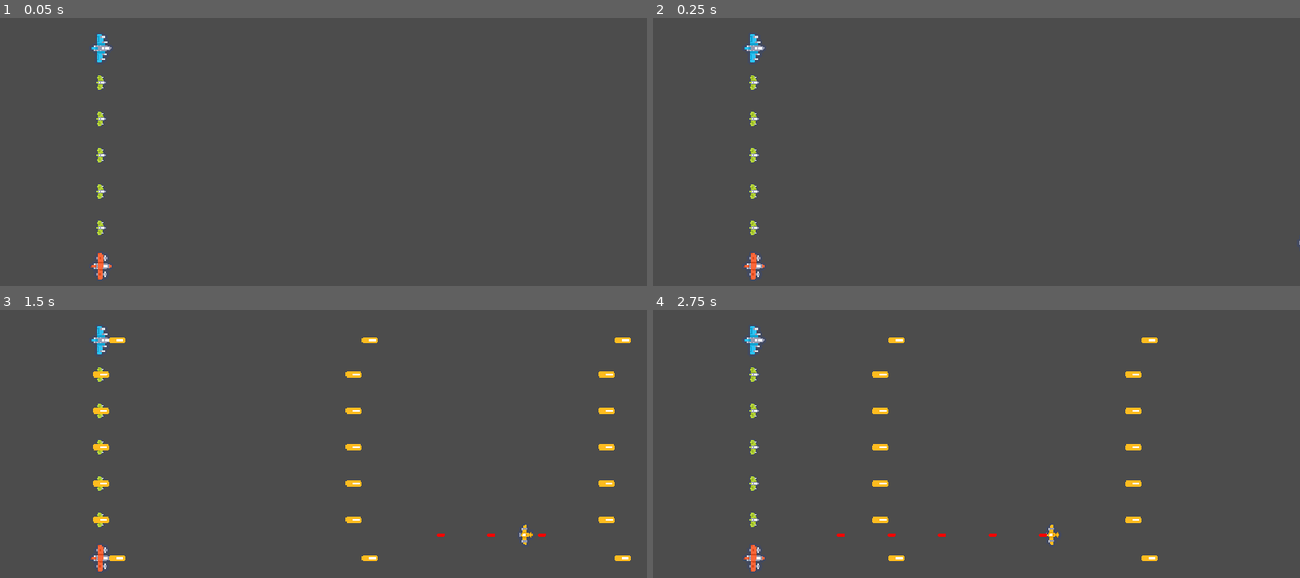
Above: before the commit, frames 1-4 (two rows, left to right).
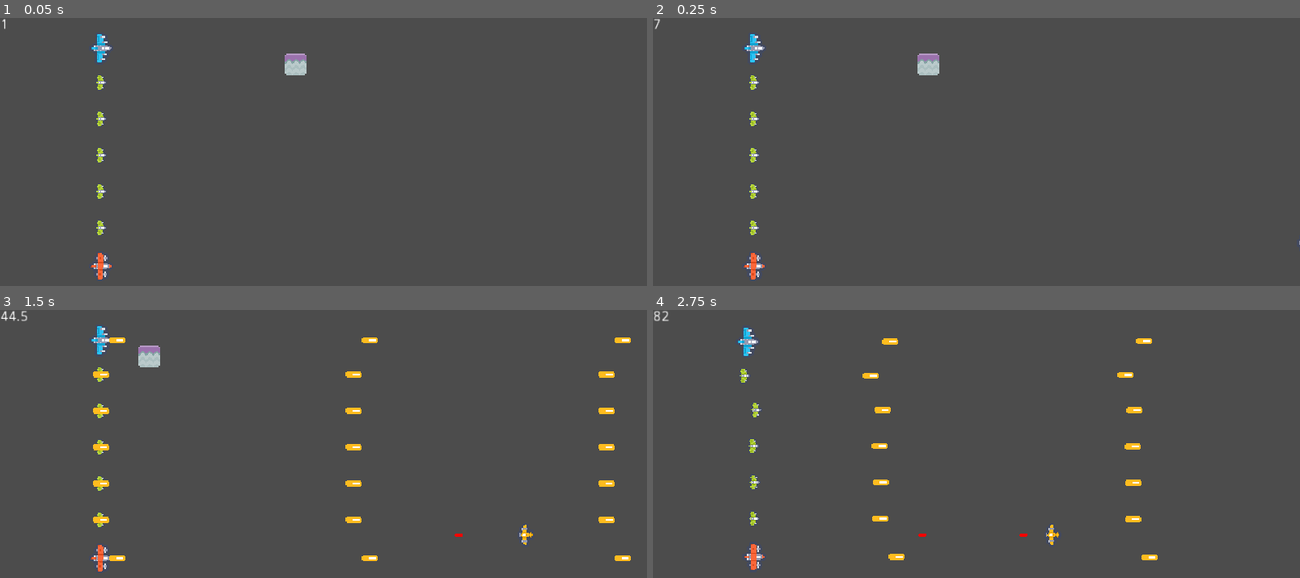
Above: after the commit, the same moments.

Repository: Extor3D/DestinysClan
Game: Godot game, scene res://TestScene.tscn
Two runs of this game, one before a commit and one after it. Both use one fixed random seed, a clock stepped at 60 frames per second and the inputs below.
Inputs:
- Up to frame 1 (0.05 s): no input
- Up to frame 2 (0.25 s): no input
- Up to frame 3 (1.5 s): hold Space (activate_formation, bound only after the commit) 0.53-1.28 s; tap Space (activate_formation, bound only after the commit) at 1.35 s
- Up to frame 4 (2.75 s): hold Space (activate_formation, bound only after the commit) from 2.03 s (still down)

The runs differ from the first frame. In frame 1, 0.3% of the frame differs, in the area x 0-48%, y 0-22%; in frame 2, 0.3%; in frame 3, 0.4%; in frame 4, 1.3%, in the area x 0-78%, y 0-98%.

Commit message:
Agrego energia a la nave, que se activen las formaciones con espacio, una escena de obstaculos

Diff:
--- a/SpaceshipHarem/Enemies/EnemyShot.tscn
+++ b/SpaceshipHarem/Enemies/EnemyShot.tscn
@@ -7,7 +7,7 @@
 radius = 0.999993
 height = 4.00001
 
-[node name="EnemyShot" type="KinematicBody2D"]
+[node name="EnemyShot" type="Area2D"]
 collision_layer = 8
 script = ExtResource( 2 )
 
@@ -20,3 +20,5 @@
 [node name="CollisionShape2D" type="CollisionShape2D" parent="."]
 rotation = 1.5708
 shape = SubResource( 1 )
+
+[connection signal="body_entered" from="." to="." method="_on_EnemyShot_body_entered"]
--- a/SpaceshipHarem/Enemies/Scripts/Enemy.gd
+++ b/SpaceshipHarem/Enemies/Scripts/Enemy.gd
@@ -2,7 +2,7 @@
 
 export(float) var speed = 100
 export(int) var health = 10
-export(float) var cadence = 0.5
+export(float) var cadence = 2
 var shot_scene = preload("res://Enemies/EnemyShot.tscn")
 
 func _physics_process(delta):
@@ -14,10 +14,15 @@
 		if health <= 0:
 			queue_free()
 
+func take_damage(damage):
+	#Add damage sound here
+	health -= damage
+	if health <= 0:
+		queue_free()
 
 func _on_ShotTimer_timeout():
-	#Add sound here
-	create_shot(global_position + Vector2($Sprite.texture.get_width()/2, 0))
+	#Add shotting sound here
+	create_shot(global_position - Vector2($Sprite.texture.get_width()/2, 0))
 	$ShotTimer.start(cadence)
 
 func create_shot(p: Vector2):
--- a/SpaceshipHarem/Enemies/Scripts/EnemyShot.gd
+++ b/SpaceshipHarem/Enemies/Scripts/EnemyShot.gd
@@ -1,7 +1,12 @@
-extends KinematicBody2D
+extends Area2D
 
-export(float) var speed = -200
+export(float) var speed = -150
 export(int) var damage = 1
 
 func _physics_process(delta):
-	move_and_collide(Vector2(speed * delta, 0))
+	global_position.x += speed * delta
+
+
+func _on_EnemyShot_body_entered(body):
+	body.take_damage(damage)
+	queue_free()
--- a/SpaceshipHarem/Player/Chain.tscn
+++ b/SpaceshipHarem/Player/Chain.tscn
@@ -7,8 +7,12 @@
 height = 34.0
 
 [node name="Chain" type="RigidBody2D"]
+collision_layer = 16
+collision_mask = 48
 mass = 0.102041
 gravity_scale = 0.0
+contacts_reported = 2
+contact_monitor = true
 linear_damp = 10.0
 script = ExtResource( 1 )
 
@@ -18,3 +22,5 @@
 [node name="Icon" type="Sprite" parent="CollisionShape2D"]
 position = Vector2( 0, -9.53674e-07 )
 scale = Vector2( 0.09375, 0.625 )
+
+[connection signal="body_entered" from="." to="." method="_on_Chain_body_entered"]
--- a/SpaceshipHarem/Player/Formations/CForm.tscn
+++ b/SpaceshipHarem/Player/Formations/CForm.tscn
@@ -1,4 +1,6 @@
-[gd_scene load_steps=3 format=2]
+[gd_scene load_steps=4 format=2]
+
+[ext_resource path="res://Player/Formations/Formation.gd" type="Script" id=1]
 
 [sub_resource type="CircleShape2D" id=1]
 radius = 25.0
@@ -7,6 +9,7 @@
 radius = 26.0
 
 [node name="CForm" type="Area2D"]
+script = ExtResource( 1 )
 
 [node name="End1" type="Area2D" parent="."]
 
--- a/SpaceshipHarem/Player/Formations/DForm.tscn
+++ b/SpaceshipHarem/Player/Formations/DForm.tscn
@@ -1,4 +1,6 @@
-[gd_scene load_steps=3 format=2]
+[gd_scene load_steps=4 format=2]
+
+[ext_resource path="res://Player/Formations/Formation.gd" type="Script" id=1]
 
 [sub_resource type="CircleShape2D" id=1]
 radius = 25.0
@@ -7,6 +9,7 @@
 radius = 26.0
 
 [node name="DForm" type="Area2D"]
+script = ExtResource( 1 )
 
 [node name="End1" type="Area2D" parent="."]
 
--- /dev/null
+++ b/SpaceshipHarem/Player/Formations/Formation.gd
@@ -0,0 +1,3 @@
+extends Area2D
+
+export(float) var energy = 80
--- a/SpaceshipHarem/Player/Formations/LForm.tscn
+++ b/SpaceshipHarem/Player/Formations/LForm.tscn
@@ -1,4 +1,6 @@
-[gd_scene load_steps=3 format=2]
+[gd_scene load_steps=4 format=2]
+
+[ext_resource path="res://Player/Formations/Formation.gd" type="Script" id=1]
 
 [sub_resource type="CircleShape2D" id=1]
 radius = 25.0
@@ -7,6 +9,7 @@
 radius = 26.0
 
 [node name="LForm" type="Area2D"]
+script = ExtResource( 1 )
 
 [node name="End1" type="Area2D" parent="."]
 
--- a/SpaceshipHarem/Player/Player.tscn
+++ b/SpaceshipHarem/Player/Player.tscn
@@ -39,4 +39,5 @@
 wait_time = 0.5
 autostart = true
 
+[connection signal="body_entered" from="Ship1" to="Ship1" method="_on_Ship_body_entered"]
 [connection signal="timeout" from="ShotTimer" to="." method="_on_ShotTimer_timeout"]
--- a/SpaceshipHarem/Player/Scripts/Chain.gd
+++ b/SpaceshipHarem/Player/Scripts/Chain.gd
@@ -1,2 +1,7 @@
 extends RigidBody2D
 class_name Chain
+
+func _on_Chain_body_entered(body):
+	if body.get_collision_layer() == 32:
+		body.queue_free()
+		get_parent().take_damage(1)
--- a/SpaceshipHarem/Player/Scripts/Player.gd
+++ b/SpaceshipHarem/Player/Scripts/Player.gd
@@ -5,7 +5,10 @@
 export var softness = 0.1
 export var bias = 0
 export var cadence = 0.5
+export var max_energy = 100
+export var delta_energy = 0.5
 
+var energy : float = 0
 var ships : Array
 var ship_scene = preload("res://Player/SmallShip.tscn")
 var chain_scene = preload("res://Player/Chain.tscn")
@@ -59,23 +62,21 @@
 	j.set_node_b(NodePath($Ship2.get_path()))
 
 func _physics_process(delta):
-	if collide_with_enemies() or collide_with_bullets():
+	if collide_with_enemies():
 		health -= 1
 
-	for f in $Formations.get_children():
-		var s = 1 + (starting_ships * 0.1 - 0.5 )
-		f.position = get_higher_ship()
-		f.scale = Vector2(s, s)
-		is_formation_done(f)
+	if Input.is_action_pressed("activate_formation"):
+		for f in $Formations.get_children():
+			if f.energy <= energy:
+				var s = 1 + (starting_ships * 0.1 - 0.5 )
+				f.position = get_higher_ship()
+				f.scale = Vector2(s, s)
+				if is_formation_done(f):
+					print(f)
+					energy -= f.energy
 
-func collide_with_bullets():
-	var bodies = $Ship1.get_colliding_bodies() + $Ship2.get_colliding_bodies()
-	for b in bodies:
-		if b.get_collision_layer() == 8:
-			b.queue_free()
-			return true
-
-	return false
+func _process(delta):
+	energy = move_toward(energy, max_energy, delta_energy)
 
 func collide_with_enemies():
 	var bodies = $Ship1.get_colliding_bodies() + $Ship2.get_colliding_bodies()
@@ -85,6 +86,12 @@
 			return true
 
 	return false
+
+func take_damage(damage):
+	#Add damage sound here
+	health -= damage
+	if health <= 0:
+		queue_free()
 
 func get_higher_ship():
 	if $Ship1.position.y < $Ship2.position.y:
@@ -127,7 +134,8 @@
 		var ship2_in_1 = formation.get_node("End1").overlaps_body($Ship2)
 		var ship2_in_2 = formation.get_node("End2").overlaps_body($Ship2)
 		if (ship1_in_1 and ship2_in_2) or (ship1_in_2 and ship2_in_1):
-			print(formation)
+			return true
+	return false
 
 
 func _on_ShotTimer_timeout():
--- a/SpaceshipHarem/Player/Scripts/Ship1.gd
+++ b/SpaceshipHarem/Player/Scripts/Ship1.gd
@@ -8,6 +8,9 @@
 
 var movement = Vector2.ZERO
 var ship_name = "ship1"
+
+func take_damage(damage):
+	get_parent().take_damage(damage)
 
 func _ready():
 	get_node("ShipSprite").texture = sprite
@@ -29,3 +32,8 @@
 
 func _physics_process(delta):
 	apply_central_impulse(movement*delta)
+
+func _on_Ship_body_entered(body):
+	if body.get_collision_layer() == 32:
+		body.queue_free()
+		take_damage(1)
--- a/SpaceshipHarem/Player/Scripts/Shot.gd
+++ b/SpaceshipHarem/Player/Scripts/Shot.gd
@@ -1,7 +1,12 @@
-extends KinematicBody2D
+extends Area2D
 
 export(float) var speed = 500
 export(int) var damage = 1
 
 func _physics_process(delta):
-	move_and_collide(Vector2(speed * delta, 0))
+	global_position.x += speed * delta
+
+
+func _on_Shot_body_entered(body):
+	body.take_damage(damage)
+	queue_free()
--- a/SpaceshipHarem/Player/Shot.tscn
+++ b/SpaceshipHarem/Player/Shot.tscn
@@ -7,7 +7,7 @@
 radius = 6.0
 height = 8.0
 
-[node name="Shot" type="KinematicBody2D"]
+[node name="Shot" type="Area2D"]
 collision_layer = 2
 collision_mask = 4
 script = ExtResource( 2 )
@@ -19,3 +19,5 @@
 [node name="Sprite" type="Sprite" parent="."]
 rotation = 1.5708
 texture = ExtResource( 1 )
+
+[connection signal="body_entered" from="." to="." method="_on_Shot_body_entered"]
--- /dev/null
+++ b/SpaceshipHarem/Scenery/Obstacle.tscn
@@ -0,0 +1,19 @@
+[gd_scene load_steps=4 format=2]
+
+[ext_resource path="res://Scenery/Sprites/tile_0181.png" type="Texture" id=1]
+[ext_resource path="res://Scenery/Scripts/Obstacle.gd" type="Script" id=2]
+
+[sub_resource type="RectangleShape2D" id=1]
+
+[node name="Obstacle" type="RigidBody2D"]
+position = Vector2( 294, 46 )
+collision_layer = 32
+collision_mask = 17
+gravity_scale = 0.0
+script = ExtResource( 2 )
+
+[node name="CollisionShape2D" type="CollisionShape2D" parent="."]
+shape = SubResource( 1 )
+
+[node name="Sprite" type="Sprite" parent="."]
+texture = ExtResource( 1 )
--- /dev/null
+++ b/SpaceshipHarem/Scenery/Scripts/Obstacle.gd
@@ -0,0 +1,16 @@
+extends RigidBody2D
+
+
+# Declare member variables here. Examples:
+# var a = 2
+# var b = "text"
+var speed = -100
+
+# Called when the node enters the scene tree for the first time.
+func _ready():
+	pass # Replace with function body.
+
+
+# Called every frame. 'delta' is the elapsed time since the previous frame.
+func _process(delta):
+	set_axis_velocity(Vector2(speed,0))
--- /dev/null
+++ b/SpaceshipHarem/TestScene.gd
@@ -0,0 +1,14 @@
+extends Node2D
+
+
+# Declare member variables here. Examples:
+# var a = 2
+# var b = "text"
+
+
+# Called when the node enters the scene tree for the first time.
+func _ready():
+	pass # Replace with function body.
+
+func _process(delta):
+	$HUD/Label.text = str($Player.energy)
--- a/SpaceshipHarem/TestScene.tscn
+++ b/SpaceshipHarem/TestScene.tscn
@@ -1,12 +1,37 @@
-[gd_scene load_steps=3 format=2]
+[gd_scene load_steps=7 format=2]
 
 [ext_resource path="res://Player/Player.tscn" type="PackedScene" id=1]
 [ext_resource path="res://Enemies/Enemy.tscn" type="PackedScene" id=2]
+[ext_resource path="res://TestScene.gd" type="Script" id=3]
+[ext_resource path="res://Scenery/Sprites/tile_0181.png" type="Texture" id=4]
+[ext_resource path="res://Scenery/Scripts/Obstacle.gd" type="Script" id=5]
+
+[sub_resource type="RectangleShape2D" id=1]
 
 [node name="Node2D" type="Node2D"]
+script = ExtResource( 3 )
 
 [node name="Player" parent="." instance=ExtResource( 1 )]
 position = Vector2( 100, 30 )
 
 [node name="Enemy" parent="." instance=ExtResource( 2 )]
 position = Vector2( 670, 223 )
+
+[node name="HUD" type="CanvasLayer" parent="."]
+
+[node name="Label" type="Label" parent="HUD"]
+margin_right = 40.0
+margin_bottom = 14.0
+
+[node name="Obstacle" type="RigidBody2D" parent="."]
+position = Vector2( 294, 46 )
+collision_layer = 32
+collision_mask = 17
+gravity_scale = 0.0
+script = ExtResource( 5 )
+
+[node name="CollisionShape2D" type="CollisionShape2D" parent="Obstacle"]
+shape = SubResource( 1 )
+
+[node name="Sprite" type="Sprite" parent="Obstacle"]
+texture = ExtResource( 4 )
--- a/SpaceshipHarem/project.godot
+++ b/SpaceshipHarem/project.godot
@@ -99,6 +99,11 @@
 "events": [ Object(InputEventKey,"resource_local_to_scene":false,"resource_name":"","device":0,"alt":false,"shift":false,"control":false,"meta":false,"command":false,"pressed":false,"scancode":16777234,"physical_scancode":0,"unicode":0,"echo":false,"script":null)
  ]
 }
+activate_formation={
+"deadzone": 0.5,
+"events": [ Object(InputEventKey,"resource_local_to_scene":false,"resource_name":"","device":0,"alt":false,"shift":false,"control":false,"meta":false,"command":false,"pressed":false,"scancode":32,"physical_scancode":0,"unicode":0,"echo":false,"script":null)
+ ]
+}
 
 [layer_names]
 
@@ -106,6 +111,8 @@
 2d_physics/layer_2="Player_Shots"
 2d_physics/layer_3="Enemies"
 2d_physics/layer_4="Enemy_Shots"
+2d_physics/layer_5="Chains"
+2d_physics/layer_6="Obstacles"
 
 [physics]
 
Binary file added: SpaceshipHarem/Scenery/Sprites/tile_0181.png
Not shown, added: SpaceshipHarem/Scenery/Sprites/tile_0181.png.import
